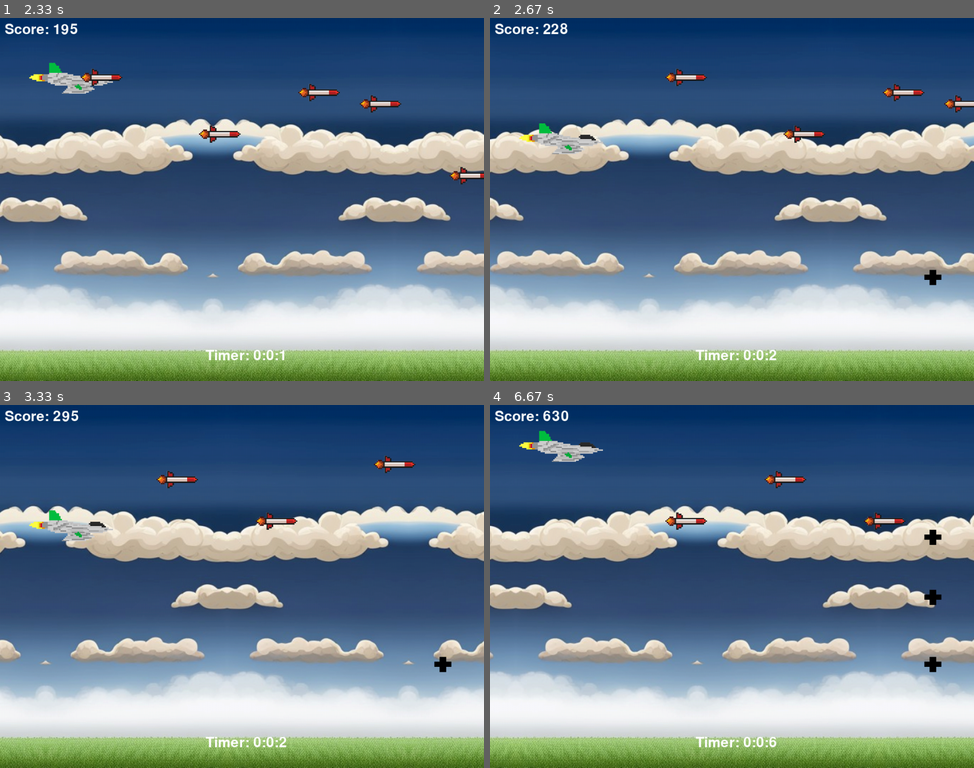
Above: before the commit, frames 1-4 (two rows, left to right).
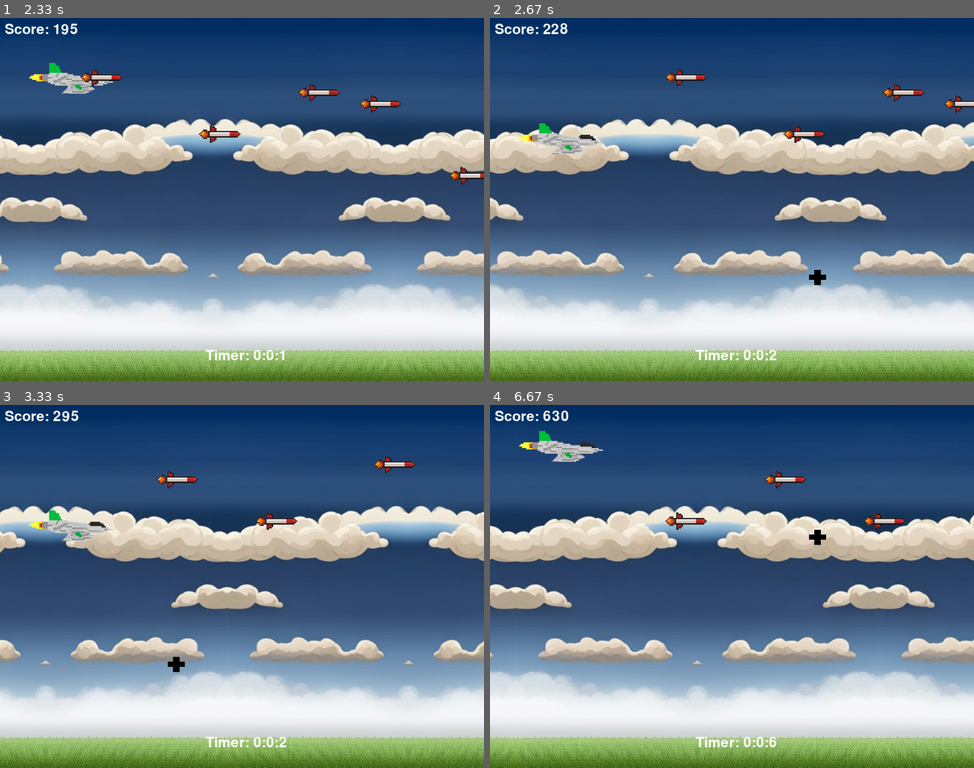
Above: after the commit, the same moments.

Repository: NezirNezirevic1054620/pygame_app
Game: pygame game, started from game.py
The game is run twice, just before and just after one commit, with the same random seed, the same clock (stepped at 60 frames per second) and the same inputs.
Inputs:
- Up to frame 1 (2.33 s): tap P at 0.33 s; tap Space at 0.67, 1.07, 1.37, 1.57, 1.9, 2.3 s; hold Up 1-1.47 s; hold Down 1.5-1.8 s; hold Up 1.83-2.2 s; hold Down from 2.23 s (still down)
- Up to frame 2 (2.67 s): release Down at 2.6 s; hold Up from 2.63 s (still down)
- Up to frame 3 (3.33 s): tap Space at 2.7, 3.03 s; release Up at 2.93 s; hold Down 2.97-3.27 s; hold Up from 3.3 s (still down)
- Up to frame 4 (6.67 s): tap Space at 3.37, 3.77, 4.17, 4.5, 4.83, 5.23, 5.63, 5.97, 6.3 s; release Up at 3.67 s; hold Down 3.7-4.07 s; hold Up 4.1-4.4 s; hold Down 4.43-4.73 s; hold Up 4.77-5.13 s; hold Down 5.17-5.53 s; hold Up 5.57-5.87 s; hold Down 5.9-6.2 s; hold Up 6.23-6.6 s; hold Down from 6.63 s (still down)

Frame 1 is identical in both runs. In frame 2, 0.2% of the frame differs, in the area x 65-94%, y 69-74%; in frame 3, 0.2%; in frame 4, 0.4%, in the area x 65-94%, y 34-74%.

Commit message:
first power-up moving and spawning

Diff:
--- a/data/score.json
+++ b/data/score.json
@@ -1 +1 @@
-1165
+663
--- a/screens/start_game_screen.py
+++ b/screens/start_game_screen.py
@@ -46,7 +46,7 @@
 
 # power up spawnen
 def generate_powerup_position(SCREEN_WIDTH, SCREEN_HEIGHT):
-    powerup_x = SCREEN_WIDTH - 100
+    powerup_x = SCREEN_WIDTH -200
     powerup_y = random.randint(0, SCREEN_HEIGHT - POWERUP_HEIGHT)
 
     return powerup_x, powerup_y
@@ -100,7 +100,7 @@
         score_counter = font.render(
             f'Score: {score // 60}', True, (255, 255, 255))
 
-        # Generate enemies
+        # Generate enemies en powerups
         powerup_spawn_timer += 1
         enemy_spawn_timer += 1
         if enemy_spawn_timer >= 5 * GAME_SPEED:
@@ -150,6 +150,7 @@
                 enemies.clear()
                 player.remove(all_sprites)
         enemies = updated_enemies
+        powerups = updated_powerups
 
         for bullet in bullets:
             # Check for collision
